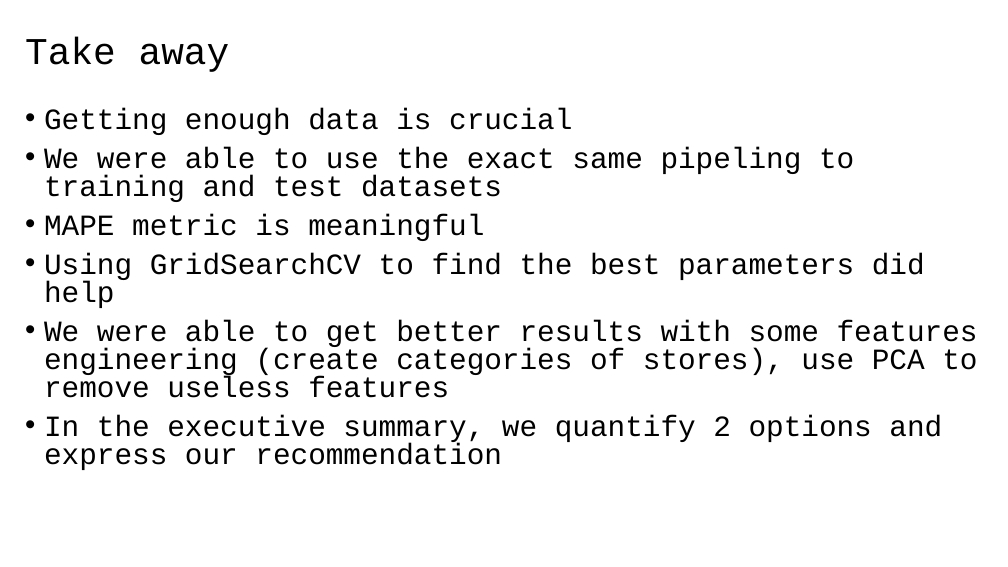
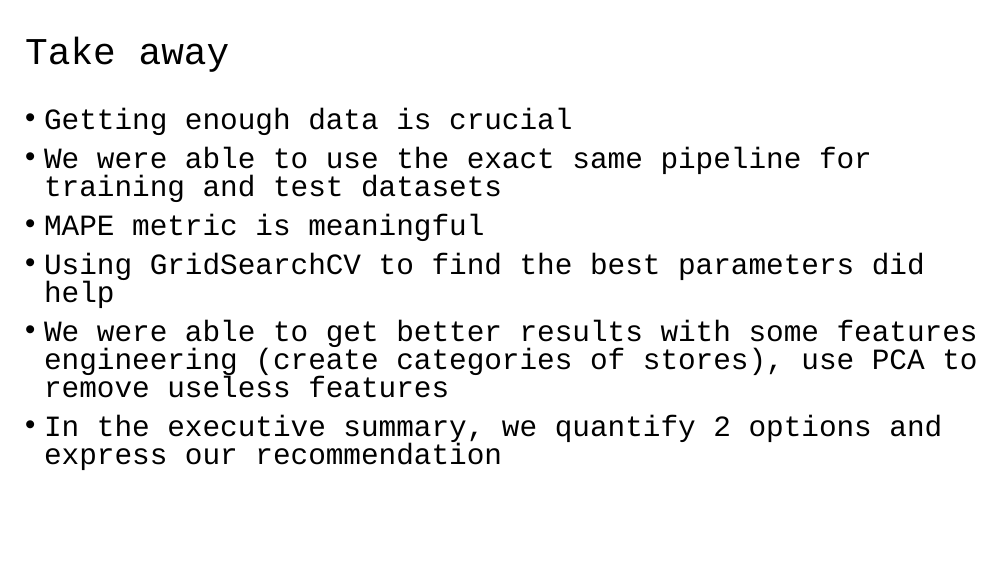
Before and after one commit to 40tude/02_Data-Science_Fullstack_march_2024, a slide deck: slide 10 of 05_supervised_ML/98_Project_Walmart/01_walmart_project.pptx. Drawn at 1008x567 pixels with LibreOffice and Linux fonts; fonts in the diff are those of the drawing. Boxes give left, top, right and bottom in pixels: in the first picture for what was removed or moved away, otherwise in the second. Text is boxed around its words. In the diff, an @@ line names an element or a change of style, - is before the commit and + after.

```diff
--- a/05_supervised_ML/98_Project_Walmart/01_walmart_project.pptx
+++ b/05_supervised_ML/98_Project_Walmart/01_walmart_project.pptx
@@ text at <box>44,147,872,202</box>: text changed @@
-• We were able to use the exact same pipeling to training and test datasets
+• We were able to use the exact same pipeline for training and test datasets
```
Also in this commit, not shown: 4 other slides changed, 2 other files.
